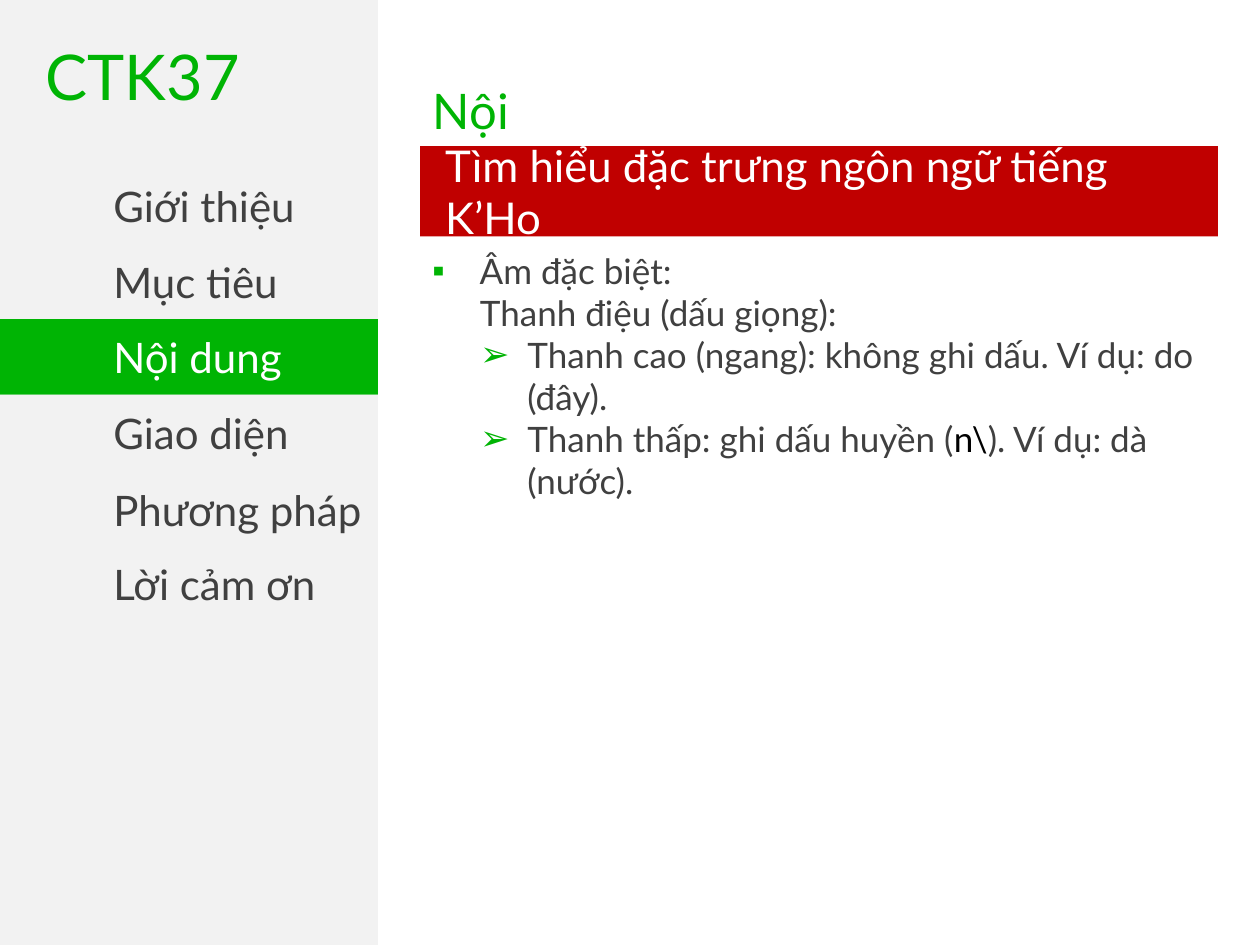
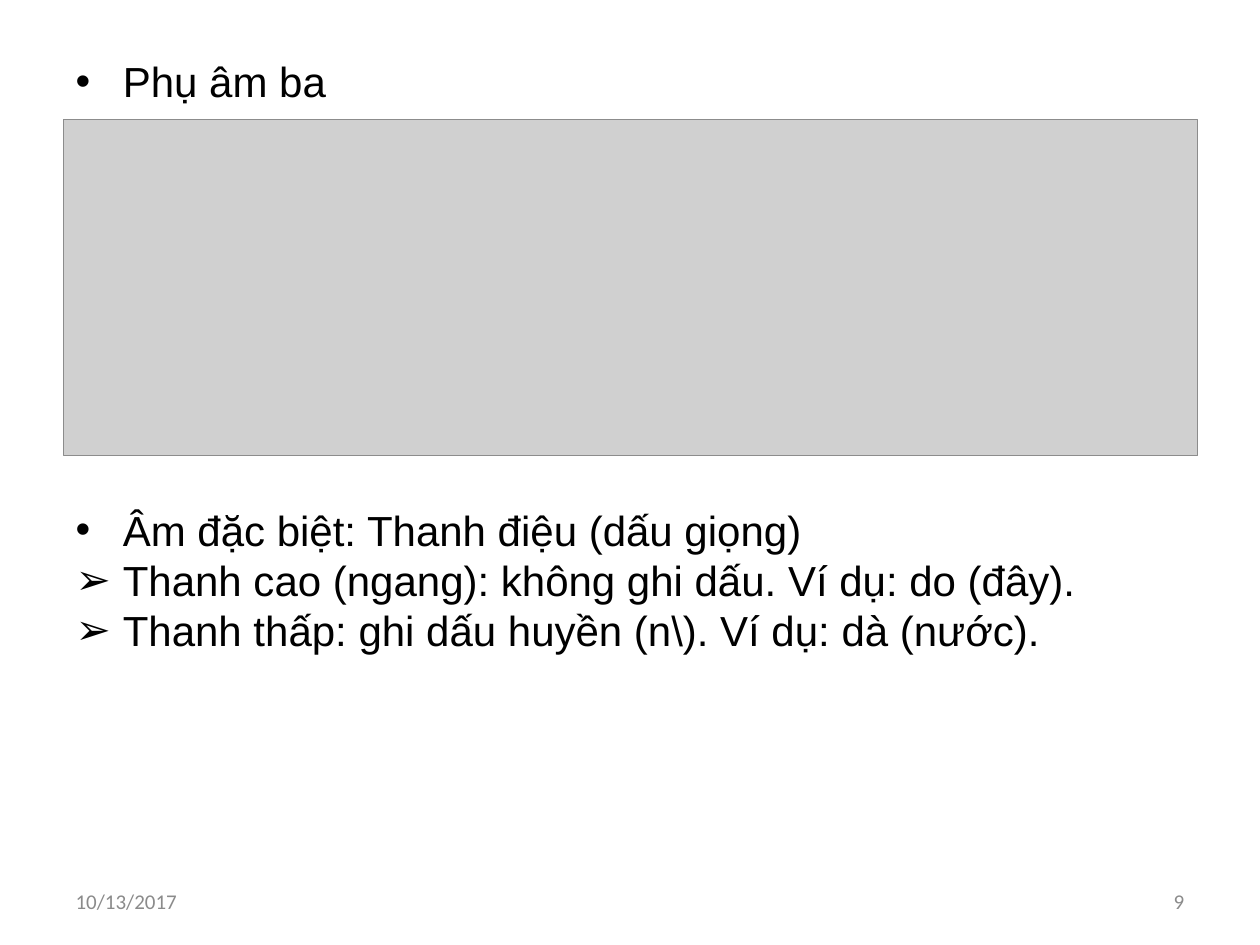
Before and after one commit to khanhvinhit/Do-An, a slide deck: slide 9 of THESIS/DACN_UD_Hoc_KHo_CTK37_ThuyetTrinh_06102017.pptx (slide 11 before the commit). Drawn at 1260x945 pixels with LibreOffice and Linux fonts; fonts in the diff are those of the drawing; grey boxes stand for pictures. Boxes give left, top, right and bottom in pixels: in the first picture for what was removed or moved away, otherwise in the second. Text is boxed around its words. In the diff, an @@ line names an element or a change of style, - is before the commit and + after.

```diff
--- a/THESIS/DACN_UD_Hoc_KHo_CTK37_ThuyetTrinh_06102017.pptx
+++ b/THESIS/DACN_UD_Hoc_KHo_CTK37_ThuyetTrinh_06102017.pptx
@@ rectangle removed at box(0, 0, 378, 945) @@
@@ text removed at box(46, 54, 240, 101) @@
-CTK37
@@ text added at box(123, 66, 326, 104), 24 pt, text #000000 @@
+• Phụ âm ba
@@ text removed at box(433, 93, 540, 182) @@
-Nội dung
@@ picture added at box(64, 120, 1198, 456) @@
@@ rectangle removed at box(420, 146, 1217, 237) @@
-Tìm hiểu đặc trưng ngôn ngữ tiếng K’Ho
@@ text removed at box(113, 191, 294, 230) @@
-Giới thiệu
@@ rectangle removed at box(0, 243, 378, 319) @@
-Mục tiêu
@@ rectangle removed at box(0, 319, 378, 394) @@
-Nội dung
@@ rectangle removed at box(0, 394, 378, 470) @@
-Giao diện
@@ text "Âm đặc biệt: Thanh điệu ...": place and size @@
-text "Âm đặc biệt: Thanh điệu ..." at box(480, 254, 1193, 499)
+text "Âm đặc biệt: Thanh điệu ..." at box(123, 512, 1075, 655)
@@ text "Âm đặc biệt: Thanh điệu ..." at box(123, 512, 1075, 655): vertical alignment top to middle @@
@@ text removed at box(113, 495, 361, 534) @@
-Phương pháp
@@ text at box(123, 512, 801, 554): text changed; size 20 to 24 pt; font Lato to Arial; text colour #404040 to #000000 @@
-▪ Âm đặc biệt:
-Thanh điệu (dấu giọng):
+• Âm đặc biệt: Thanh điệu (dấu giọng)
@@ text removed at box(113, 569, 315, 601) @@
-Lời cảm ơn
@@ text at box(123, 563, 1075, 655): size 20 to 24 pt, font Lato to Arial, text colour #404040 to #000000 in "Thanh cao (ngang): không ghi dấu. Ví ...", "Thanh thấp: ghi dấu huyền (n\). Ví ..."; indent changed @@
@@ text added at box(76, 894, 177, 910), 12 pt, text #8C8C8C @@
+10/13/2017
@@ page number added at box(1174, 895, 1185, 909), 12 pt, text #8C8C8C @@
+9
```
Also in this commit, not shown: 13 other slides changed, 12 slides added, 16 slides removed, 4 other files.
